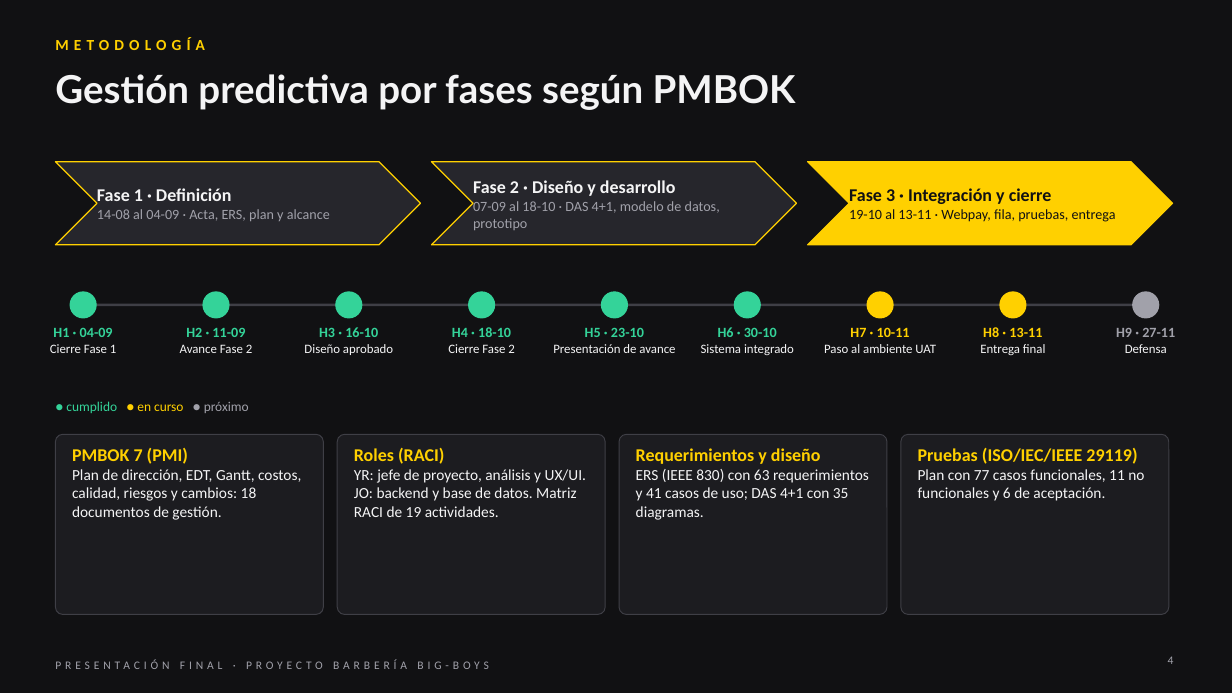
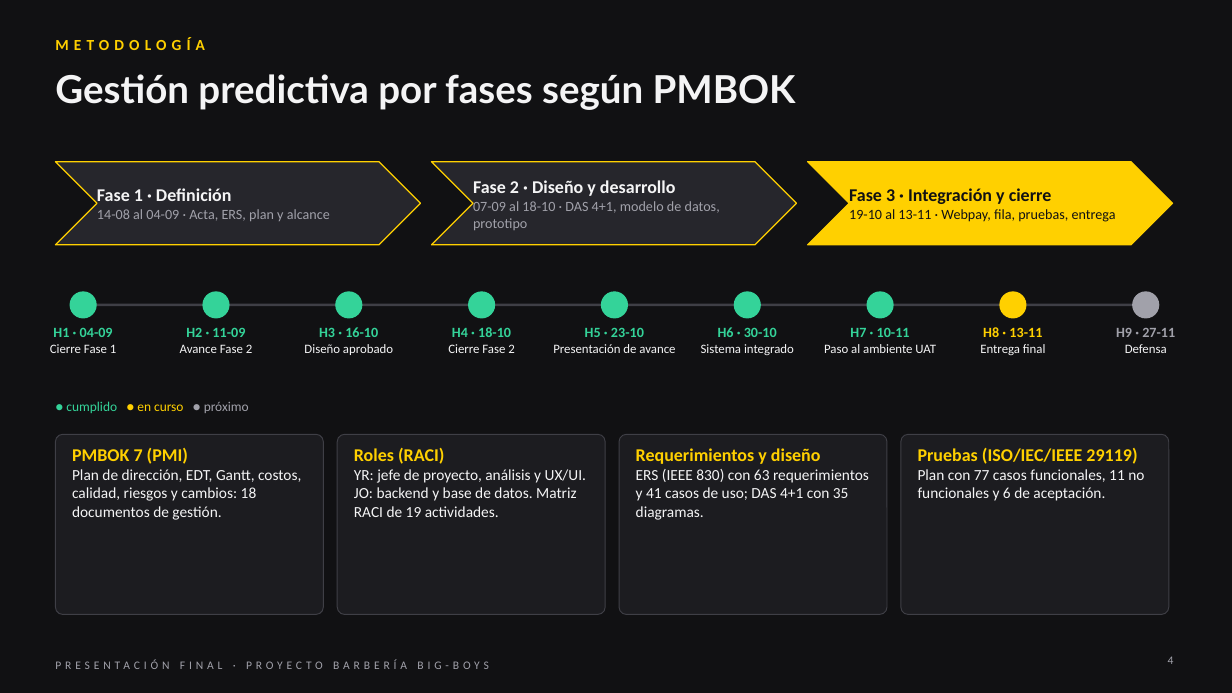
Before and after one commit to Yerko-Rosales/Proyecto_Barberia, a slide deck: slide 4 of Fase 3/Evidencias Grupales/Presentación Final del proyecto (Español).pptx. Drawn at 1232x693 pixels with LibreOffice and Linux fonts; fonts in the diff are those of the drawing. Boxes give left, top, right and bottom in pixels: in the first picture for what was removed or moved away, otherwise in the second. Text is boxed around its words. In the diff, an @@ line names an element or a change of style, - is before the commit and + after.

```diff
--- a/Fase 3/Evidencias Grupales/Presentación Final del proyecto (Español).pptx
+++ b/Fase 3/Evidencias Grupales/Presentación Final del proyecto (Español).pptx
@@ ellipse at (867,292,893,318): fill #FFD000 to #34D399; outline #FFD000 1 pt to #34D399 1 pt @@
@@ text at (850,327,910,337): text colour #FFD000 to #34D399 in "H7 · 10-11" @@
```
Also in this commit, not shown: 7 other slides changed, 31 other files.
